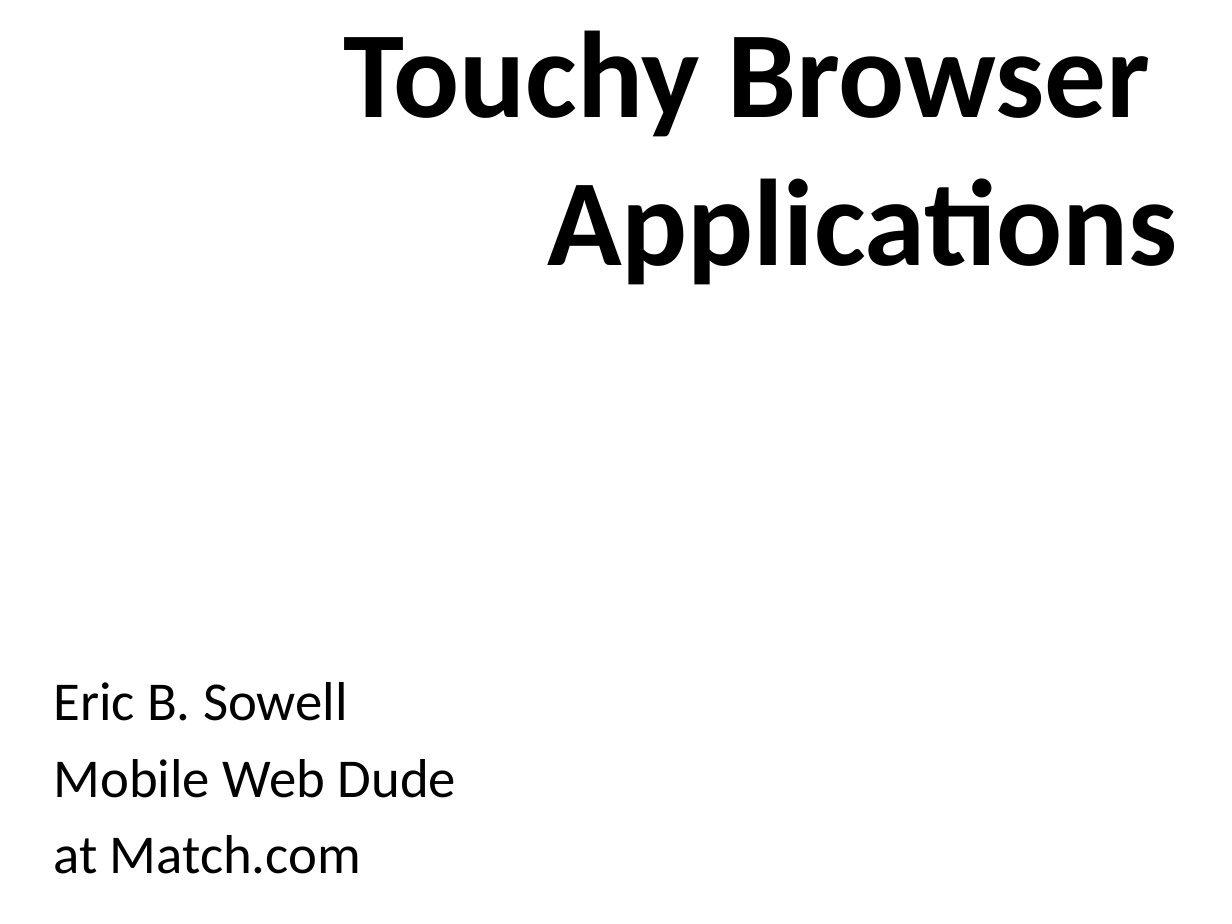
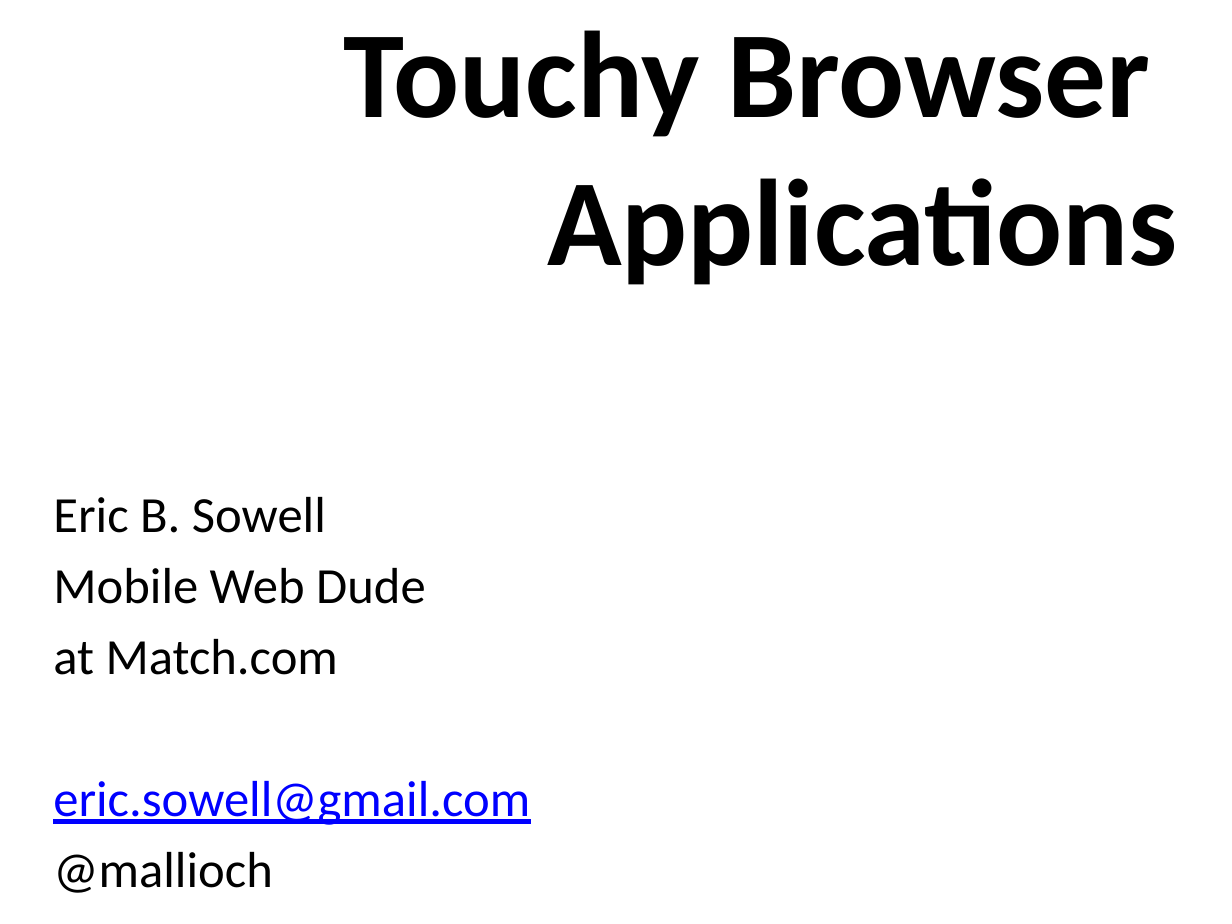
Before and after one commit to Mallioch/Presentations, a slide deck: slide 1 of 2013_3_16__touchy_web_applications__cowtowncc/touchy.pptx. Drawn at 1232x924 pixels with LibreOffice and Linux fonts; fonts in the diff are those of the drawing; background and template pictures are left out. Boxes give left, top, right and bottom in pixels: in the first picture for what was removed or moved away, otherwise in the second. Text is boxed around its words. In the diff, an @@ line names an element or a change of style, - is before the commit and + after.

```diff
--- a/2013_3_16__touchy_web_applications__cowtowncc/touchy.pptx
+++ b/2013_3_16__touchy_web_applications__cowtowncc/touchy.pptx
@@ text "Eric B. Sowell": place and size @@
-text "Eric B. Sowell" at [53, 682, 456, 874]
+text "Eric B. Sowell" at [53, 497, 530, 893]
@@ text at [53, 497, 426, 675]: size 32 to 29.6 pt in "Eric B. Sowell", "Mobile Web Dude", "at Match.com" @@
@@ text at [53, 781, 530, 893]: paragraphs added @@
+eric.sowell@gmail.com
+@mallioch
```
Also in this commit, not shown: 4 other slides changed, 3 slides added, 25 other files.
